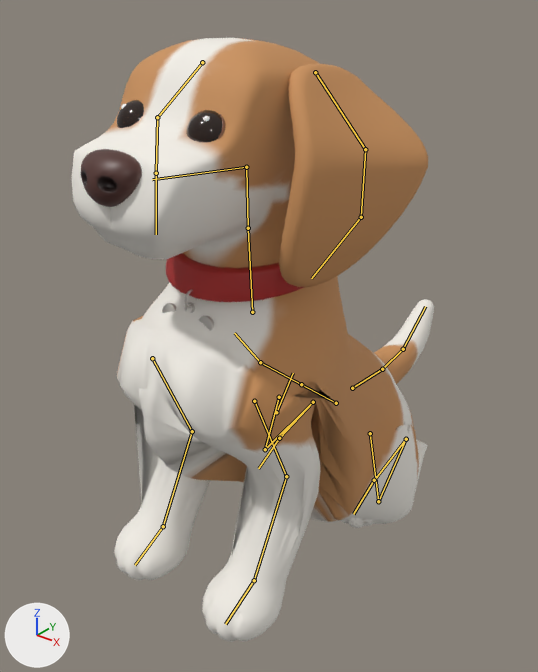
One commit to the Blender file assets/blender/canela-rig.blend: the scene before it, then after it.
Before and after are seen from a 50 mm camera at (0.644, -0.854, 0.874) aimed at (-0.055, 0.021, 0.332). The axes (+X, +Y, +Z) are drawn at lower left. The lights are the same throughout. The picture after the commit comes second. Both versions are drawn at frame 24 of the action 'sit'; the numbers are the values there. The bones that bend it are drawn over the model as lines.

In view in the first picture: 'Canela_Body', 'Canela_Collar', 'Canela_Ear_R', 'Canela_EyeRim_1', 'Canela_Eye_-1', 'Canela_Eye_1', 'Canela_Glint_-1', 'Canela_Glint_1', 'Canela_Nose', 'Canela_Tag', 'Canela_TagLoop', 'Canela_TagRing'.
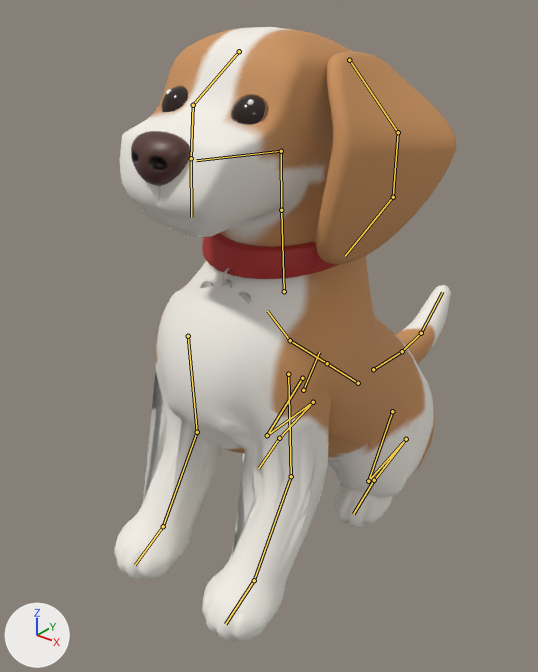
Location of each change, (x1, y1, x2, y2) in pixels of the pictures (538 x 672 px):
'Canela_Body', posed (7% narrower)
    before: (71, 38, 434, 642)
    after: (114, 27, 451, 642)
'Canela_Ear_R', posed (6% narrower)
    before: (279, 64, 428, 287)
    after: (316, 51, 456, 264)
'Canela_Collar', posed (6% shorter)
    before: (166, 253, 304, 302)
    after: (202, 233, 339, 279)
'Canela_Nose', posed
    before: (81, 149, 142, 207)
    after: (131, 131, 190, 186)
'Canela_Eye_-1', posed (7% shorter)
    before: (117, 100, 144, 128)
    after: (161, 86, 188, 112)
'Canela_Tag', posed
    before: (162, 303, 214, 331)
    after: (200, 281, 251, 304)
'Canela_Glint_-1', posed
    before: (121, 104, 126, 109)
    after: (166, 89, 171, 94)
bone 'root', root to tip
    before: (276, 412) to (293, 373)
    after: (303, 390) to (319, 352)
bone 'f_upper.L', root to tip
    before: (254, 401) to (286, 476)
    after: (288, 374) to (291, 476)
bone 'f_lower.L', root to tip
    before: (286, 476) to (254, 580)
    after: (291, 476) to (254, 580)
bone 'f_upper.R', root to tip
    before: (152, 358) to (192, 431)
    after: (188, 336) to (197, 432)
bone 'f_lower.R', root to tip
    before: (192, 431) to (163, 526)
    after: (197, 432) to (163, 526)
bone 'h_thigh.L', root to tip
    before: (370, 433) to (378, 501)
    after: (392, 411) to (368, 481)
bone 'h_shin.L', root to tip
    before: (378, 501) to (406, 439)
    after: (368, 481) to (406, 439)
bone 'h_thigh.R', root to tip
    before: (279, 397) to (265, 449)
    after: (302, 378) to (267, 435)
bone 'h_shin.R', root to tip
    before: (265, 449) to (313, 402)
    after: (267, 435) to (313, 402)

The change in detail:
Bone 'root' (bone_root) moves from (0.0, -0.172, 0.048) to (0.0, -0.164, -0.027).
Bone 'f_upper.L' (bone_f_upper_l) turns from (63, 0, 0) to (42, 0, 0) degrees about its own x, y and z.
Bone 'f_lower.L' (bone_f_lower_l) turns from (-50, 0, 0) to (-34, 0, 0) degrees about its own x, y and z.
Bone 'f_paw.L' (bone_f_paw_l) turns from (26, 0, 0) to (31, 0, 0) degrees about its own x, y and z.
Bone 'f_upper.R' (bone_f_upper_r) turns from (63, 0, 0) to (42, 0, 0) degrees about its own x, y and z.
Bone 'f_lower.R' (bone_f_lower_r) turns from (-50, 0, 0) to (-34, 0, 0) degrees about its own x, y and z.
Bone 'f_paw.R' (bone_f_paw_r) turns from (26, 0, 0) to (31, 0, 0) degrees about its own x, y and z.
Bone 'h_thigh.L' (bone_h_thigh_l) turns from (27, 7, -8) to (-16, 2, -6) degrees about its own x, y and z.
Bone 'h_shin.L' (bone_h_shin_l) turns from (99, -9, 19) to (123, -7, 6) degrees about its own x, y and z.
Bone 'h_hock.L' (bone_h_hock_l) turns from (-160, -2, -12) to (-142, 1, -4) degrees about its own x, y and z.
Bone 'h_thigh.R' (bone_h_thigh_r) turns from (27, -7, 8) to (-16, -2, 6) degrees about its own x, y and z.
Bone 'h_shin.R' (bone_h_shin_r) turns from (99, 9, -19) to (123, 7, -6) degrees about its own x, y and z.
Bone 'h_hock.R' (bone_h_hock_r) turns from (-160, 2, 12) to (-142, -1, 4) degrees about its own x, y and z.
